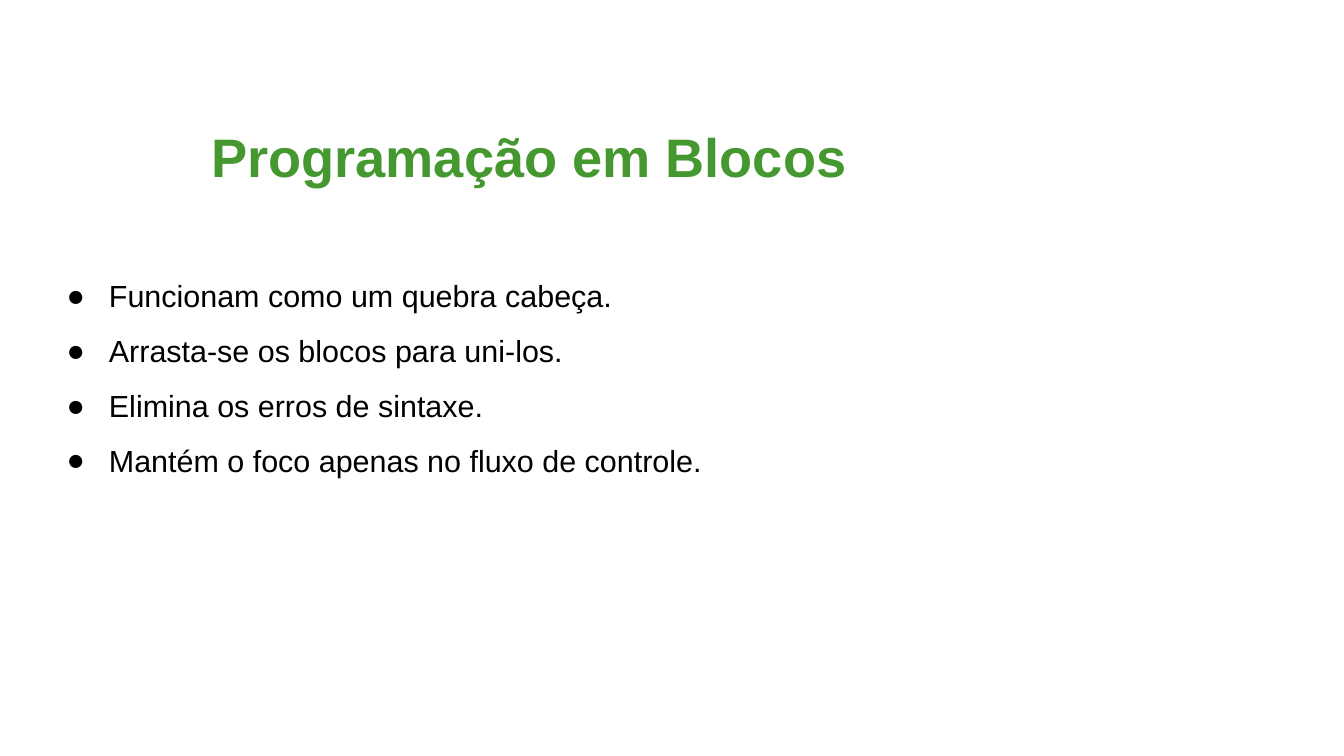
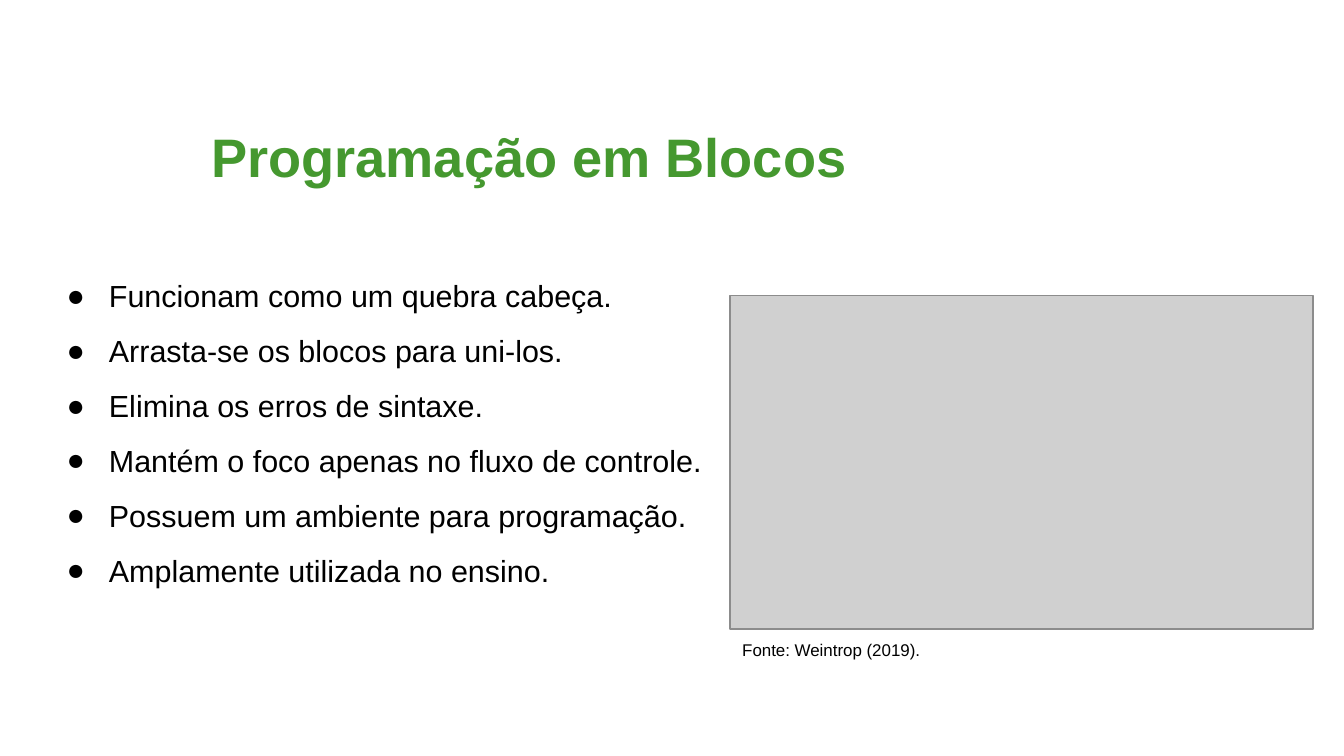
Before and after one commit to NycolasAbreu/Buggy_TCC, a slide deck: slide 10 of Slides TCC.pptx. Drawn at 1344x756 pixels with LibreOffice and Linux fonts; fonts in the diff are those of the drawing; grey boxes stand for pictures; background and template pictures are left out. Boxes give left, top, right and bottom in pixels: in the first picture for what was removed or moved away, otherwise in the second. Text is boxed around its words. In the diff, an @@ line names an element or a change of style, - is before the commit and + after.

```diff
--- a/Slides TCC.pptx
+++ b/Slides TCC.pptx
@@ picture added at [731, 296, 1314, 631] @@
@@ text at [109, 505, 686, 588]: paragraphs added @@
+● Possuem um ambiente para programação.
+● Amplamente utilizada no ensino.
@@ text added at [742, 643, 921, 660], 10 pt, text #000000 @@
+Fonte: Weintrop (2019).
```
Also in this commit, not shown: 1 other slide changed, 2 slides added.
